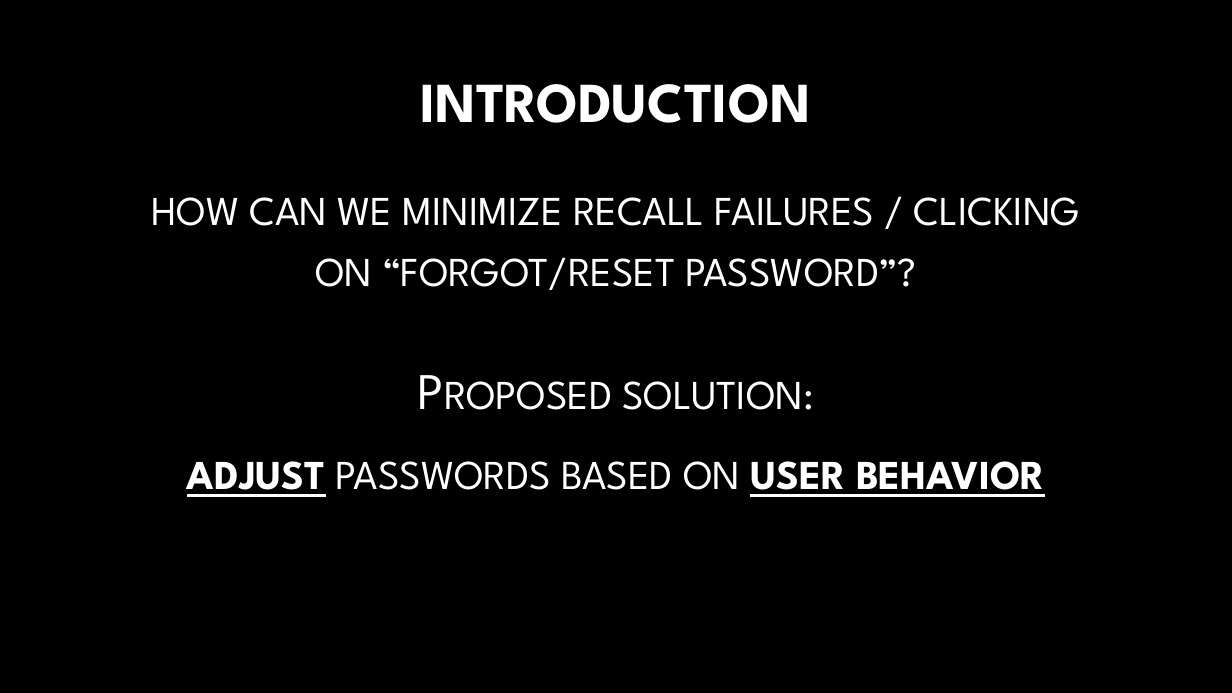
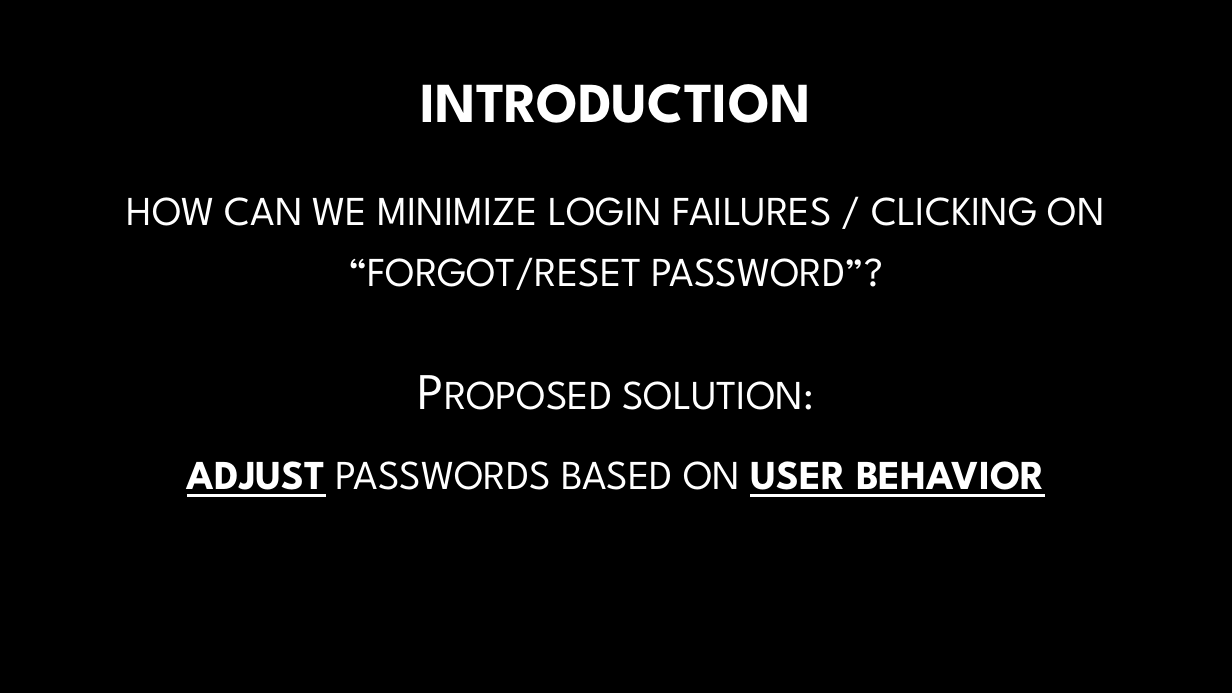
Before and after one commit to aaronk313/dsi, a slide deck: slide 3 of capstone-aaronkim.pptx. Drawn at 1232x693 pixels with LibreOffice and Linux fonts; fonts in the diff are those of the drawing; background and template pictures are left out. Boxes give left, top, right and bottom in pixels: in the first picture for what was removed or moved away, otherwise in the second. Text is boxed around its words. In the diff, an @@ line names an element or a change of style, - is before the commit and + after.

```diff
--- a/capstone-aaronkim.pptx
+++ b/capstone-aaronkim.pptx
@@ text at box(127, 197, 1105, 290): text changed @@
-how can we minimize recall failures / clicking on “forgot/reset password”?
+how can we minimize login failures / clicking on “forgot/reset password”?
```
Also in this commit, not shown: 11 other slides changed, 4 other files.
